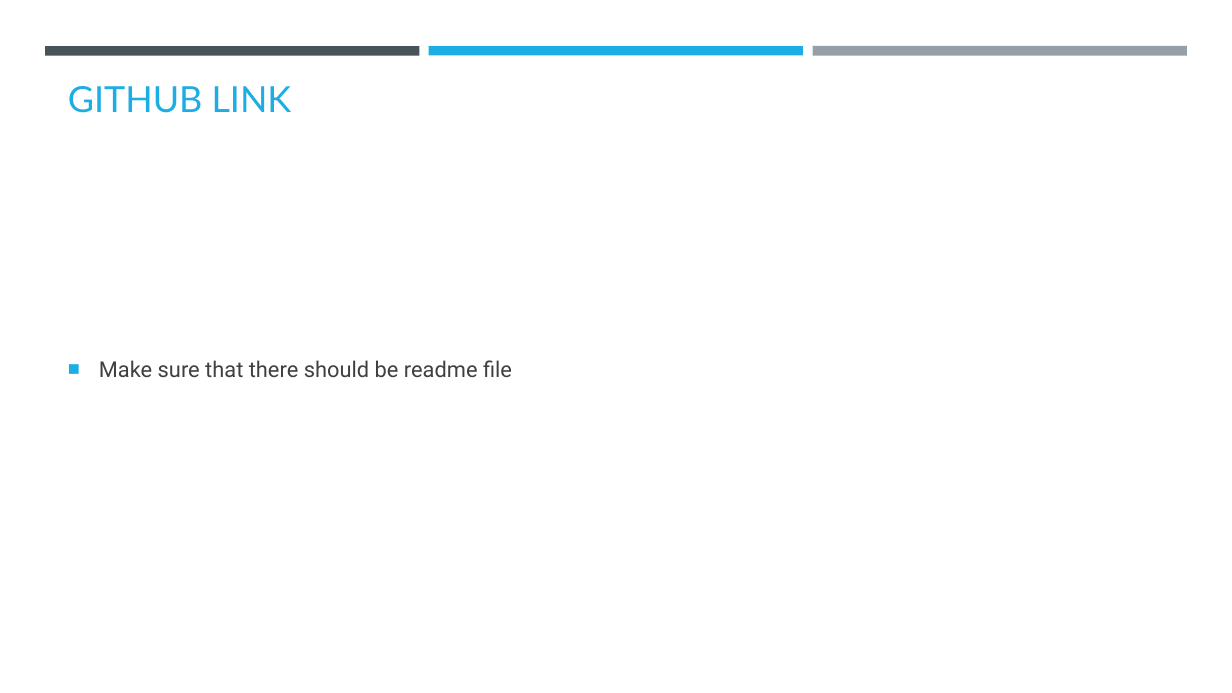
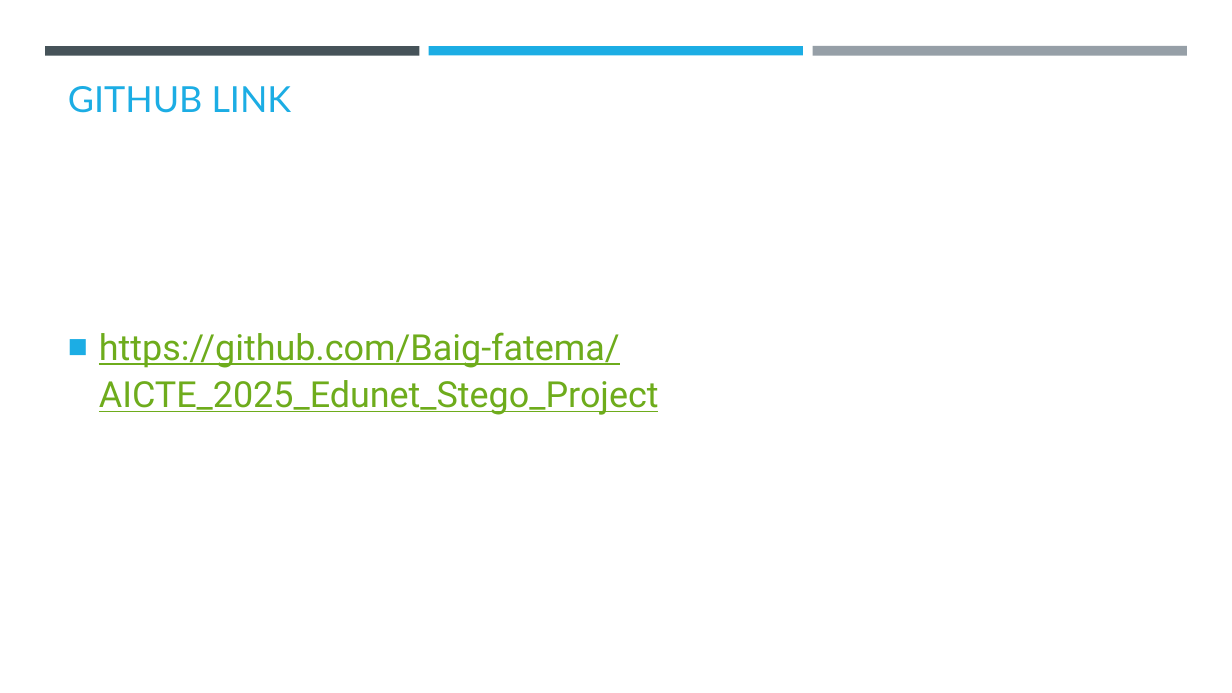
Before and after one commit to Baig-fatema/AICTE_2025_Edunet_Stego_Project, a slide deck: slide 9 of AICTE PPT Template (1).pptx. Drawn at 1232x693 pixels with LibreOffice and Linux fonts; fonts in the diff are those of the drawing; background and template pictures are left out. Boxes give left, top, right and bottom in pixels: in the first picture for what was removed or moved away, otherwise in the second. Text is boxed around its words. In the diff, an @@ line names an element or a change of style, - is before the commit and + after.

Commit message:
Added all files

```diff
--- a/AICTE PPT Template (1).pptx
+++ b/AICTE PPT Template (1).pptx
@@ text at (x1=99, y1=332, x2=659, y2=415): text changed; size 17 to 28 pt; text colour #404040 to #6EAC1C @@
-■ Make sure that there should be readme file
+■ https://github.com/Baig-fatema/AICTE_2025_Edunet_Stego_Project
```
